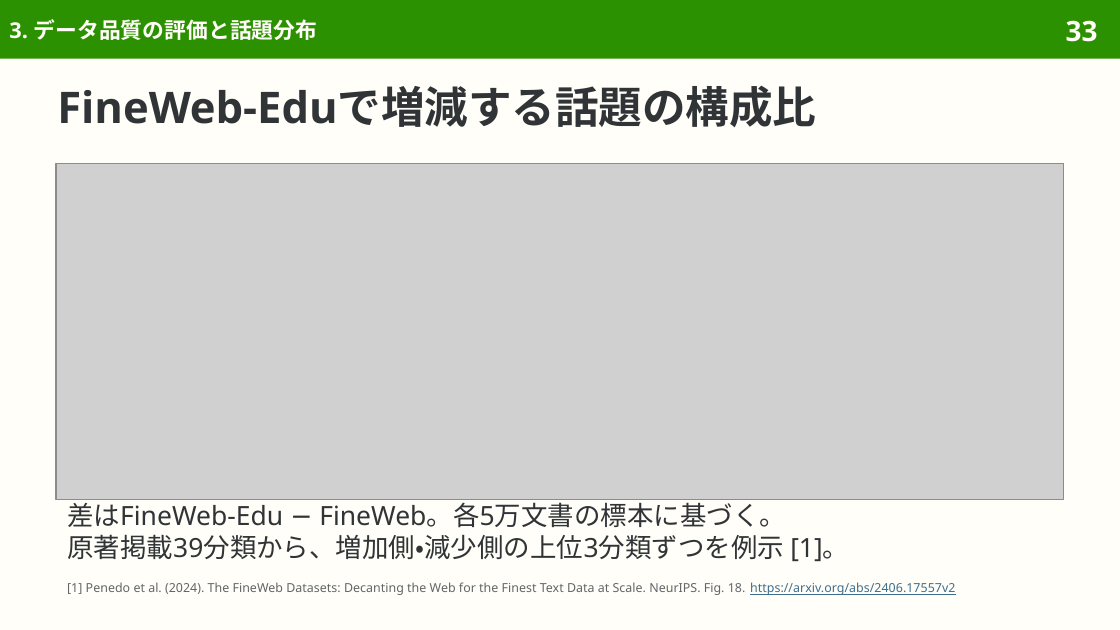
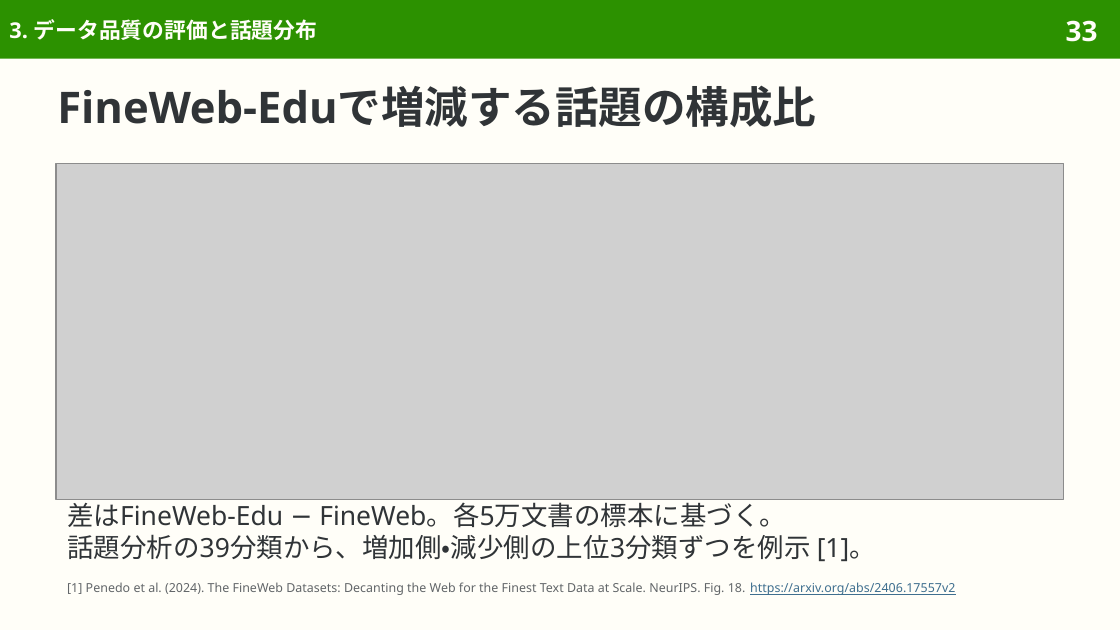
Before and after one commit to sasakiy84/datasets-in-10-minutes, a slide deck: slide 33 of slides/datasets-in-10-minutes-fineweb.pptx. Drawn at 1120x630 pixels with LibreOffice and Linux fonts; fonts in the diff are those of the drawing; grey boxes stand for pictures. Boxes give left, top, right and bottom in pixels: in the first picture for what was removed or moved away, otherwise in the second. Text is boxed around its words. In the diff, an @@ line names an element or a change of style, - is before the commit and + after.

Commit message:
slides(fineweb): refine Japanese wording and pair translations

```diff
--- a/slides/datasets-in-10-minutes-fineweb.pptx
+++ b/slides/datasets-in-10-minutes-fineweb.pptx
@@ text at box(67, 534, 876, 561): text changed @@
-原著掲載39分類から、増加側・減少側の上位3分類ずつを例示 [1]。
+話題分析の39分類から、増加側・減少側の上位3分類ずつを例示 [1]。
```
Also in this commit, not shown: 22 other slides changed, 3 other files.
